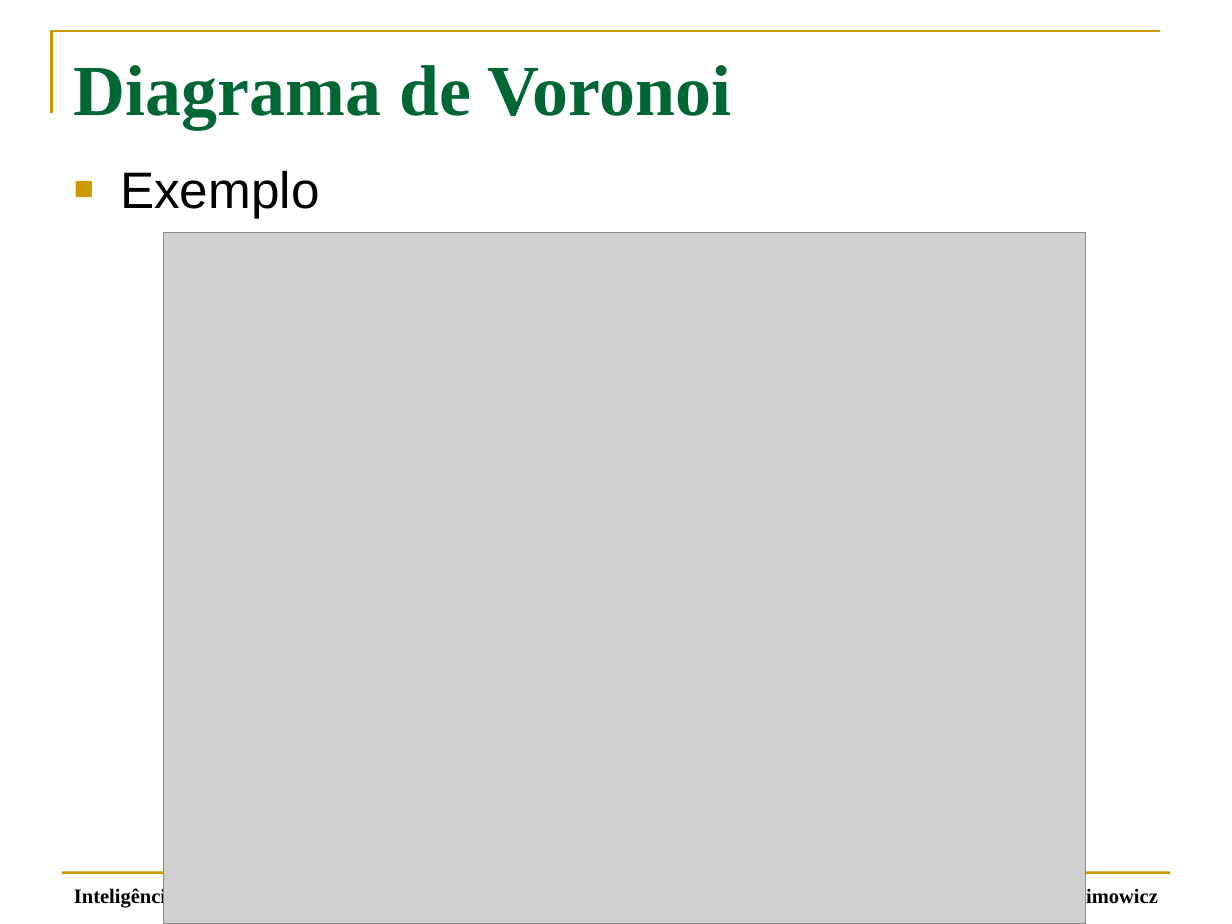
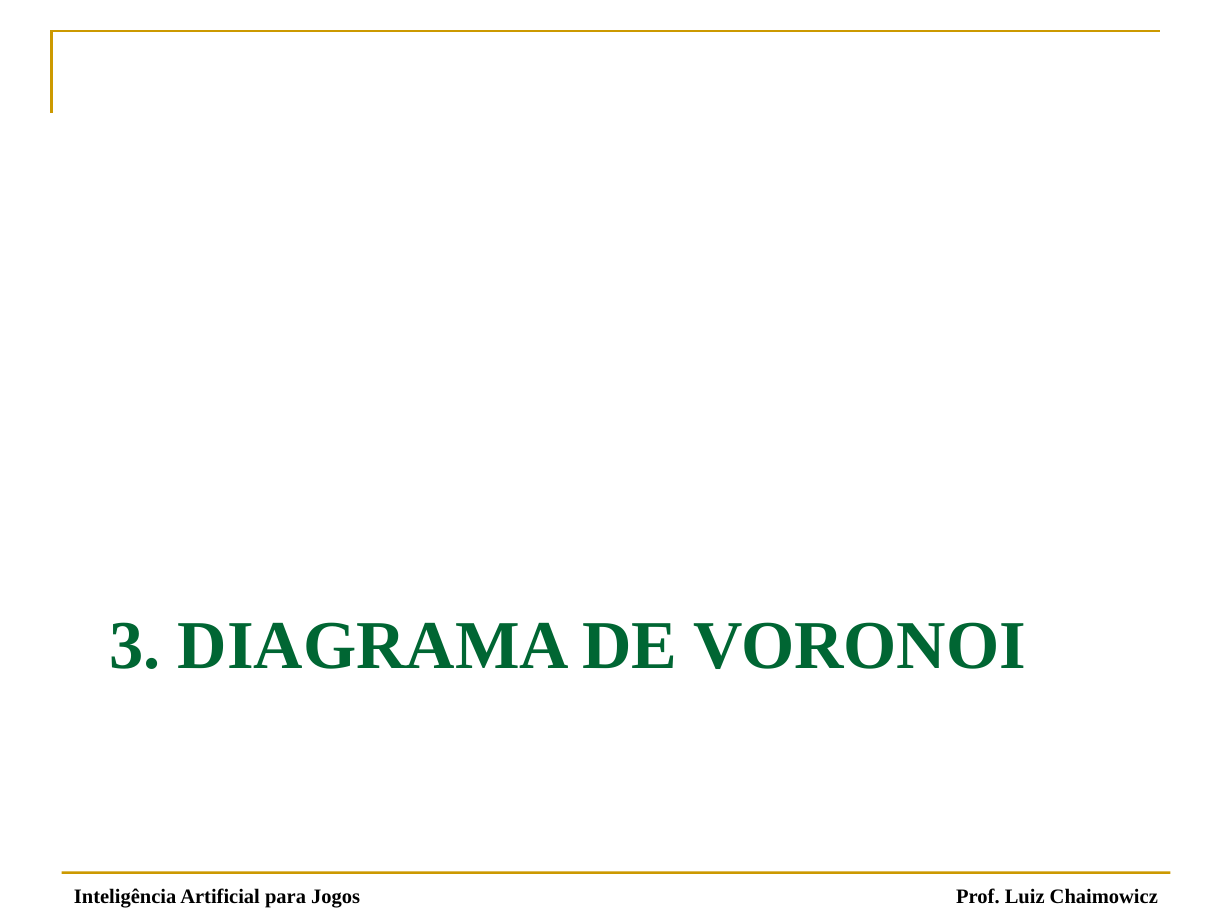
Before and after one commit to fegemo/cefet-games, a slide deck: slide 77 of attachments/IA 03 - Movimentação Simples.pptx (slide 88 before the commit). Drawn at 1232x924 pixels with LibreOffice and Linux fonts; fonts in the diff are those of the drawing; grey boxes stand for pictures. Boxes give left, top, right and bottom in pixels: in the first picture for what was removed or moved away, otherwise in the second. Text is boxed around its words. In the diff, an @@ line names an element or a change of style, - is before the commit and + after.

```diff
--- a/attachments/IA 03 - Movimentação Simples.pptx
+++ b/attachments/IA 03 - Movimentação Simples.pptx
@@ text removed at bbox=[120, 170, 320, 218] @@
-■ Exemplo
@@ picture removed at bbox=[163, 233, 1085, 924] @@
@@ title at bbox=[110, 622, 1026, 669]: text changed; size 42 to 40 pt @@
-Diagrama de Voronoi
+3. DIAGRAMA DE VORONOI
```
Also in this commit, not shown: 7 other slides changed, 4 slides added, 37 slides removed, 1 other file.
